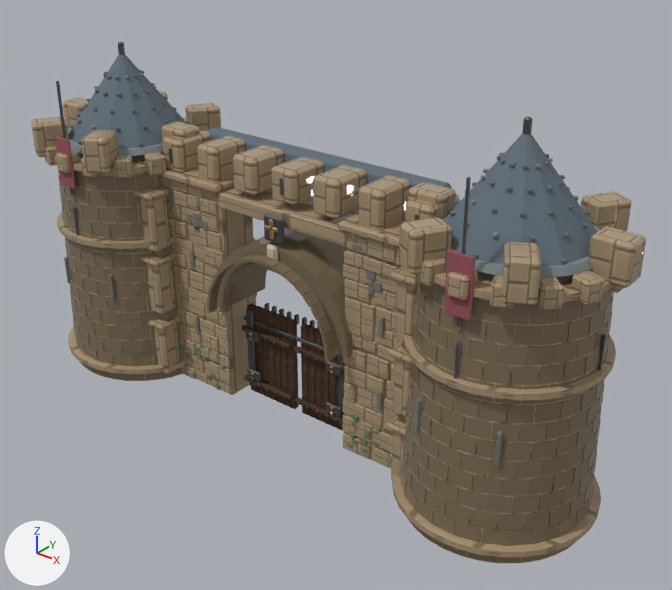
An edit to the glTF model art-source/valoria/production/gatehouse-ai-director-v1/valoria_gate_reference.glb, drawn before and after from the same camera.
Both versions are drawn from a 50 mm lens placed at (14.98, -17.03, 14.67), pointed at (1.19, 0.21, 3.99). The axes (+X, +Y, +Z) are drawn at lower left. The lights are the same throughout. The older version comes first. Where no turn or scale is listed for an object, it has been applied to the vertices. Vertices at exactly the same position are counted once.

The first picture shows 'arched_voussoir', 'ashlar_portal_outboard', 'ashlar_portal_outboard.001', 'ashlar_portal_outboard.002', 'ashlar_portal_outboard.003', 'ashlar_portal_outboard.004', 'ashlar_portal_outboard.005', 'ashlar_portal_outboard.006', 'ashlar_portal_outboard.007', 'black_iron_strap.001', 'gate_flank_tower_recessed_drum', 'gate_parapet_recessed_stone_hip' and 9 more.
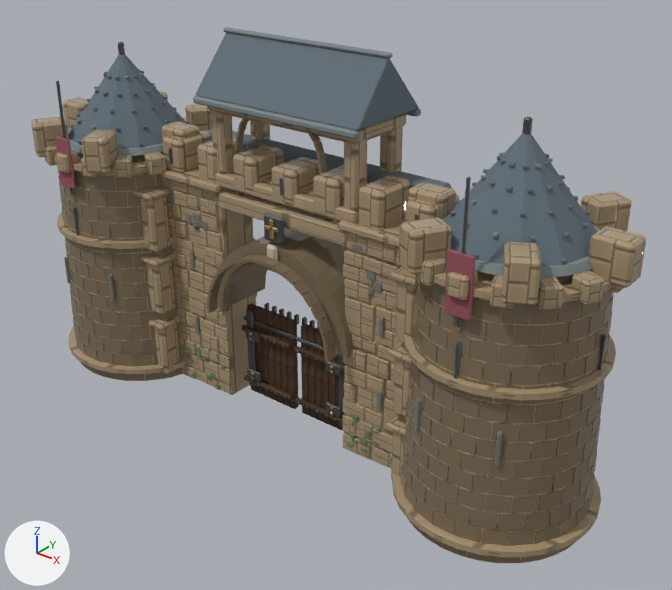
Edits to the bpy script that builds the scene:
```text
Change me_arched_voussoir_026:
    remove me_arched_voussoir_026.from_pydata(...)  # 1904 vertices, 3584 faces; spans x -9.1..9.1, y -2.5..2.5, z 0.4..7.6
    add me_arched_voussoir_026.from_pydata(...)  # 1928 vertices, 3628 faces; spans x -9.1..9.1, y -2.5..2.5, z 0.4..7.6
    me_arched_voussoir_026 part 1: the loose piece of 24 vertices spanning x -4.5..-2.0, y -0.8..0.8, z 6.4..6.6 is copied, and the copy is scaled about its middle by (1.95, 1.23, 2.01), then moved by (3.3, 0.4, 0.2); it spans x -2.4..2.4, y -0.6..1.4, z 6.5..6.8
Change me_ashlar_portal_outboard:
    remove me_ashlar_portal_outboard.from_pydata(...)  # 1064 vertices, 1724 faces; spans x -8.7..8.7, y -2.3..2.3, z 0.0..6.4
    add me_ashlar_portal_outboard.from_pydata(...)  # 1176 vertices, 1924 faces; spans x -8.7..8.7, y -2.3..2.3, z 0.0..8.9
    me_ashlar_portal_outboard part 2: the loose piece of 24 vertices spanning x -4.0..-2.8, y -0.6..-0.5, z 4.1..4.6 is copied, and the copy is scaled about its middle by (0.295, 4.93, 4.35), then moved by (1.2, 0.3, 3.2); it spans x -2.4..-2.0, y -0.5..-0.1, z 6.4..8.6
    me_ashlar_portal_outboard part 3: the loose piece of 24 vertices spanning x -4.0..-2.8, y 0.6..0.7, z 4.1..4.6 is copied, and the copy is scaled about its middle by (0.311, 4.93, 4.75), then moved by (1.2, 0.5, 3.2); it spans x -2.4..-2.0, y 0.9..1.3, z 6.4..8.6
    me_ashlar_portal_outboard part 4: the loose piece of 24 vertices spanning x 3.0..3.7, y -0.6..-0.5, z 4.6..5.0 is copied, and the copy is scaled about its middle by (0.523, 4.93, 5.22), then moved by (-1.1, 0.3, 2.7); it spans x 2.0..2.4, y -0.5..-0.1, z 6.4..8.6
    me_ashlar_portal_outboard part 5: the loose piece of 24 vertices spanning x 3.0..4.5, y 0.6..0.7, z 5.1..5.5 is copied, and the copy is scaled about its middle by (0.246, 4.93, 5.46), then moved by (-1.5, 0.5, 2.2); it spans x 2.0..2.4, y 0.9..1.3, z 6.4..8.6
    me_ashlar_portal_outboard part 6: the loose piece of 8 vertices spanning x 1.7..1.9, y -0.8..-0.6, z 3.7..4.0 is copied, and the copy is moved by (-0.4, 0.2, 4.0); it spans x 1.3..1.4, y -0.6..-0.4, z 7.6..8.0
    other edits to the shape of me_ashlar_portal_outboard do not show in these pictures
Change me_ashlar_portal_outboard_001:
    remove me_ashlar_portal_outboard_001.from_pydata(...)  # 1076 vertices, 1796 faces; spans x -8.6..8.7, y -2.3..2.3, z 0.0..6.4
    add me_ashlar_portal_outboard_001.from_pydata(...)  # 1116 vertices, 1864 faces; spans x -8.6..8.7, y -2.3..2.3, z 0.0..8.9
    me_ashlar_portal_outboard_001 part 7: the loose piece of 8 vertices spanning x 1.5..1.7, y -0.8..-0.6, z 4.0..4.3 is copied, and the copy is moved by (-0.3, 0.2, 4.0); it spans x 1.2..1.4, y -0.6..-0.4, z 8.0..8.3
    me_ashlar_portal_outboard_001 part 8: the loose piece of 8 vertices spanning x -1.0..-0.7, y -0.8..-0.6, z 4.7..4.9 is copied, and the copy is moved by (-0.3, 0.2, 3.7); it spans x -1.2..-1.0, y -0.6..-0.4, z 8.3..8.6
    me_ashlar_portal_outboard_001 part 9: a new loose piece of 24 vertices spanning x -2.5..2.5, y -0.6..1.4, z 8.4..8.9, in mat_limestone_04
Change me_ashlar_portal_outboard_002:
    remove me_ashlar_portal_outboard_002.from_pydata(...)  # 1440 vertices, 2352 faces; spans x -8.7..8.7, y -2.3..2.2, z 0.0..6.4
    add me_ashlar_portal_outboard_002.from_pydata(...)  # 1456 vertices, 2376 faces; spans x -8.7..8.7, y -2.3..2.2, z 0.0..8.6
    me_ashlar_portal_outboard_002 part 10: the loose piece of 8 vertices spanning x 1.2..1.5, y -0.8..-0.6, z 4.2..4.5 is copied, and the copy is moved by (-0.3, 0.2, 4.1); it spans x 1.0..1.2, y -0.6..-0.4, z 8.3..8.6
    me_ashlar_portal_outboard_002 part 11: the loose piece of 8 vertices spanning x -1.3..-1.0, y -0.8..-0.6, z 4.5..4.7 is copied, and the copy is scaled about its middle by (0.536, 0.913, 1.62), then moved by (-0.2, 0.2, 3.6); it spans x -1.4..-1.2, y -0.6..-0.4, z 8.0..8.3
Change me_gate_parapet_recessed_stone_hip_mesh:
    remove me_gate_parapet_recessed_stone_hip_mesh.from_pydata(...)  # 2408 vertices, 4420 faces; spans x -8.2..8.2, y -1.9..1.9, z 6.9..9.3
    add me_gate_parapet_recessed_stone_hip_mesh.from_pydata(...)  # 2450 vertices, 4500 faces; spans x -8.2..8.2, y -1.9..1.9, z 6.9..10.3
    me_gate_parapet_recessed_stone_hip_mesh part 12: a new loose piece of 42 vertices spanning x -2.6..2.6, y -0.8..1.7, z 8.9..10.3, in mat_valoria_roof_dark_slate (greyish blue #5f6c76)
Add ob_roof_eaves_brace:
    ob_roof_eaves_brace = bpy.data.objects.new('roof_eaves_brace', me_cube_2380)  # 744 vertices, 1372 faces; spans x -8.3..8.3, y -1.2..2.7, z -1.8..1.6; in mat_slate_ridge_edge (grey #7c8689)
    ob_roof_eaves_brace.location = (0.0, -0.79, 8.78)
```

Location of each change, (x1, y1, x2, y2) in pixels of the pictures (672 x 590 px):
'gate_parapet_recessed_stone_hip', reshaped (10% taller): before (68, 55, 598, 266); after (68, 33, 598, 266)
'ashlar_portal_outboard.002', reshaped: before (58, 170, 613, 563); after (58, 124, 613, 563)
'ashlar_portal_outboard.001', reshaped (20% taller): before (59, 176, 604, 524); after (59, 106, 604, 524)
'ashlar_portal_outboard', reshaped: before (62, 192, 598, 557); after (62, 111, 598, 557)
'roof_eaves_brace', added: after (68, 27, 600, 278)
part 1 of me_arched_voussoir_026, added: after (214, 172, 359, 222)
part 2 of me_ashlar_portal_outboard, added: after (211, 111, 234, 174)
part 3 of me_ashlar_portal_outboard, added: after (250, 120, 270, 140)
part 4 of me_ashlar_portal_outboard, added: after (344, 139, 367, 213)
part 5 of me_ashlar_portal_outboard, added: after (380, 126, 403, 172)
part 6 of me_ashlar_portal_outboard, added: after (318, 155, 327, 172)
part 7 of me_ashlar_portal_outboard_001, added: after (314, 140, 325, 157)
part 8 of me_ashlar_portal_outboard_001, added: after (240, 115, 249, 125)
part 9 of me_ashlar_portal_outboard_001, added: after (208, 106, 406, 144)
part 10 of me_ashlar_portal_outboard_002, added: after (306, 129, 321, 143)
part 11 of me_ashlar_portal_outboard_002, added: after (236, 124, 247, 137)
part 12 of me_gate_parapet_recessed_stone_hip_mesh, added: after (195, 33, 419, 130)
'slate_lap_tile', unchanged, covered by the edit: before (68, 73, 600, 278)
